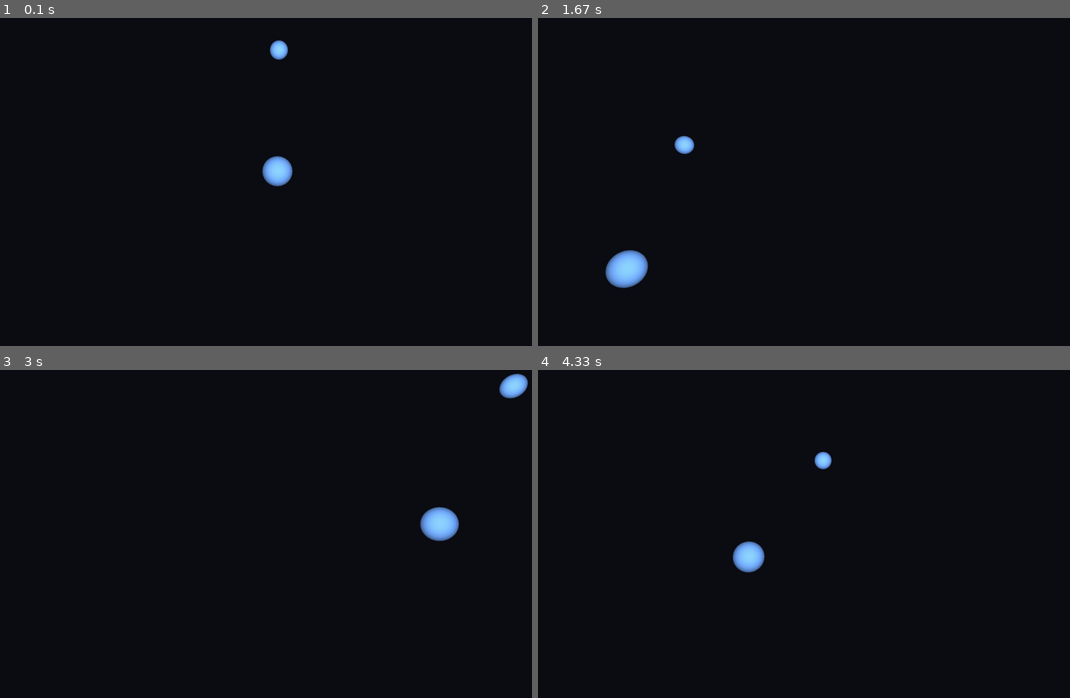
Above: before the commit, frames 1-4 (two rows, left to right).
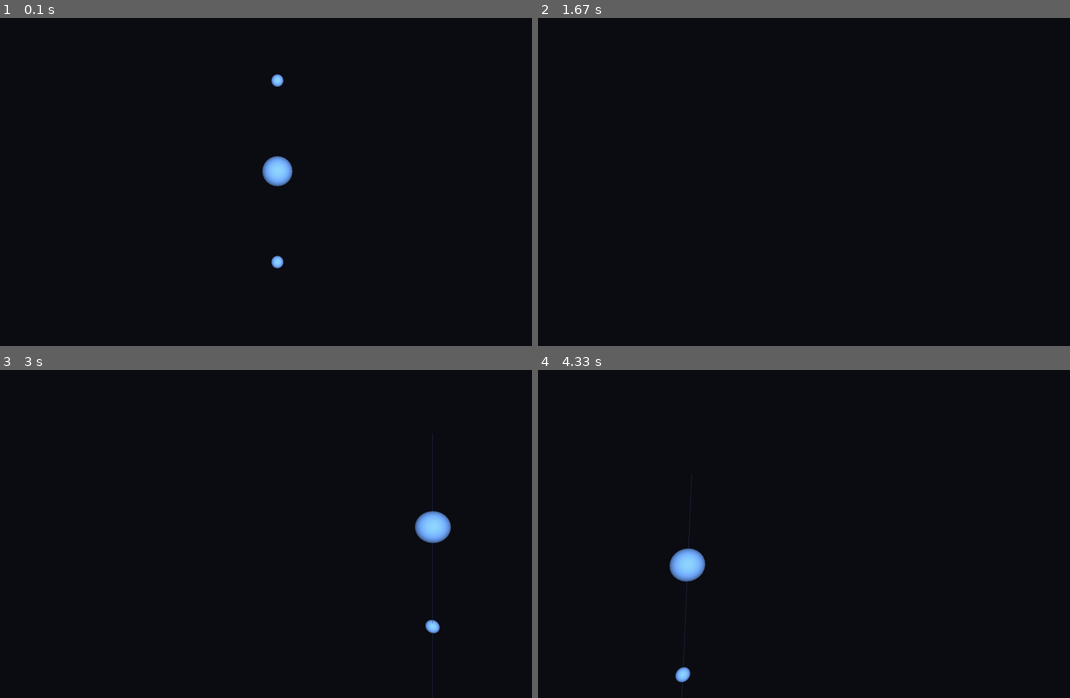
Above: after the commit, the same moments.

Repository: RJ-2911/N-BodySim
Game: pygame game, started from Programs/simWindow.py
Two runs of this game, one before a commit and one after it. Both use one fixed random seed, a clock stepped at 60 frames per second and the inputs below.
Inputs:
- Up to frame 1 (0.1 s): no input
- Up to frame 2 (1.67 s): hold D 0.33-0.8 s; hold W 0.83-1.13 s; hold Up 0.83-1.13 s; hold D 1.17-1.63 s; hold Right 1.17-1.63 s
- Up to frame 3 (3 s): hold A 1.67-2.2 s; hold Left 1.67-2.2 s; tap E at 1.82 s; hold S 2.23-2.53 s; hold Down 2.23-2.53 s; hold A 2.57-2.97 s; hold Left 2.57-2.97 s
- Up to frame 4 (4.33 s): hold W 3-3.37 s; hold Up 3-3.37 s; tap E at 3.15 s; hold D 3.4-4.03 s; hold Right 3.4-4.03 s; hold S from 4.07 s (still down); hold Down from 4.07 s (still down)

The runs differ from the first frame. In frame 1, 0.3% of the frame differs, in the area x 50-55%, y 6-77%; in frame 2, 0.9%; in frame 3, 1.0%; in frame 4, 1.3%, in the area x 24-56%, y 24-100%.

Commit message:
Added Trail

Diff:
--- a/Programs/pyGameScreen.py
+++ /dev/null
@@ -1,84 +0,0 @@
-# Prototype
-
-import pygame
-
-pygame.init()
-
-# main window
-window = pygame.display.set_mode((1200, 700))
-pygame.display.set_caption("N-Body Simulation")
-icon = pygame.image.load("assets/icon.png")
-pygame.display.set_icon(icon)
-
-# booleans
-running = True
-isPlaying = False
-
-# colors
-white = (255,255,255)
-black = (0,0,0)
-grey = (125,125,125)
-
-# coordinates and sizes
-information_cas = [940, 10, 250, 600]
-play_cas = [1033, 623]
-plus5x_cas = [954, 623]
-minus5x_cas = [1112, 623]
-
-# coordinates and sizes but for handling events
-play_pause_case = [1033, 613, 64, 64]
-
-# initialization of images and assets
-font = pygame.font.Font(None ,30)
-t_info = font.render("Information Panel", True, (255,255,255))
-play_image = pygame.image.load("assets/play.png")
-pause_image = pygame.image.load("assets/pause.png")
-plus5x_image = pygame.image.load("assets/+5x.png")
-minus5x_image = pygame.image.load("assets/-5x.png")
-
-# methods
-def isClicked(lst:list):
-    mouse_pos = pygame.mouse.get_pos()
-    print(mouse_pos)
-    if mouse_pos[0]>=lst[0] and mouse_pos[1]>=lst[1] and mouse_pos[0]<=lst[0]+lst[2] and mouse_pos[1]<=lst[1]+lst[3]:
-        return True
-    else:
-        return False
-
-# mainloop
-while running:
-    window.fill(black)
-
-    # event handler
-    for event in pygame.event.get():
-        # handle window close event
-        if event.type == pygame.QUIT:
-            running = False
-
-        # mouse events
-        if event.type == pygame.MOUSEBUTTONDOWN:
-            if isClicked(play_pause_case):
-                if isPlaying:
-                    isPlaying = False
-                else:
-                    isPlaying = True
-
-    if isPlaying:
-        # play-pause button
-        window.blit(pause_image, play_cas)
-        window.blit(plus5x_image, plus5x_cas)
-        window.blit(minus5x_image, minus5x_cas)
-
-
-    else:
-        # play-pause button
-        window.blit(play_image, play_cas)
-
-    # information panel
-    information_panel = pygame.draw.rect(window, grey, information_cas)
-    window.blit(t_info, information_cas)
-
-    # to apply and write changes to screen
-    pygame.display.update()
-
-pygame.quit()
--- a/Programs/simProcess.py
+++ /dev/null
@@ -1,21 +0,0 @@
-# Under Construction
-
-import numpy as np
-
-class CelestialBody:
-    def __init__(self, position, velocity, mass = 1):
-        self.poition = np.array(position, dtype=float)
-        self.velocity = np.array(velocity, dtype=float)
-        self.mass = mass
-
-    def update(self, acceleration, dt):
-        self.velocity += acceleration * dt
-        self.poition += self.velocity * dt
-
-
-# Constants
-
-G = (6.67 * (pow(10, -11))) # Gravitational Constant
-dt = 0.01 # Rate of change of time, basically 'delta t'
-t = 0 # Initial time
-sofetening = 0.1 # Prevention of 0 division in force calculation
--- a/Programs/simWindow.py
+++ b/Programs/simWindow.py
@@ -13,8 +13,9 @@
     def __init__(self):
         # Put spheres inside the view frustum (z negative is forward)
         self.spheres = [
-            sp.Sphere([0, 0, 0], [0, 0, 0], 1200, 5, (1, 0.4, 0.0, 1)),
-            sp.Sphere([0, 40, 0], [6, 0, 0], 5, 3, (0.6, 0.4, 1, 1))
+            sp.Sphere([0, 0, 0], [0, 0, 0], 15000, 5, (1, 0.4, 0.0, 1)),
+            sp.Sphere([0, 30, 0], [0, 0, 0 ], 5, 2, (0.6, 0.4, 1, 1)),
+            sp.Sphere([0, -30, 0], [0, 0, 0 ], 5, 2, (0.6, 0.4, 1, 1))
         ]
         # Camera placed back on +Z, looking towards -Z by default (theta=0)
         self.camera = camera.Camera([0.0, 0.0, 100.0])
@@ -50,18 +51,9 @@
         # Use the Camera's gluLookAt
         camera_obj.apply_view()
 
-        # optional spin applied per object (keeps transforms local)
-        for i, s in enumerate(spheres):
-            glPushMatrix()
-            # if you want each sphere to slowly spin around its own Y axis:
-            glTranslatef(float(s.position[0]), float(s.position[1]), float(s.position[2]))
-            glRotatef(angle + i * 10.0, 0.0, 1.0, 0.0)
-            # draw sphere centered at origin now (because we translated)
-            quad = gluNewQuadric()
-            gluQuadricNormals(quad, GLU_SMOOTH)
-            gluSphere(quad, s.radius, 24, 24)
-            gluDeleteQuadric(quad)
-            glPopMatrix()
+        for sphere in spheres:
+            sphere.draw_sphere()
+
 
 class SimWindow:
     def __init__(self):
@@ -75,6 +67,8 @@
         glLoadIdentity()
         gluPerspective(60.0, (display[0] / display[1]), 0.1, 500.0)
         glMatrixMode(GL_MODELVIEW)
+        glEnable(GL_BLEND)
+        glBlendFunc(GL_SRC_ALPHA, GL_ONE_MINUS_SRC_ALPHA)
 
         self.renderer = Renderer(display[0], display[1])
         self.scene = Scene()
@@ -100,13 +94,13 @@
                     self.running = False
 
         keys = pg.key.get_pressed()
-        move_speed = 5.0 * dt
+        move_speed = 50.0 * dt
         rot_speed = 60.0 * dt  # degrees per second
 
         # movement (local camera space)
+        if keys[K_s]:
+            self.scene.camera.move_local(dz=-move_speed)  # forward (negative because forwards goes -Z)
         if keys[K_w]:
-            self.scene.camera.move_local(dz=-move_speed)  # forward (negative because forwards goes -Z)
-        if keys[K_s]:
             self.scene.camera.move_local(dz=move_speed)
         if keys[K_a]:
             self.scene.camera.move_local(dx=-move_speed)
--- a/Programs/sphere.py
+++ b/Programs/sphere.py
@@ -1,6 +1,7 @@
 import numpy as np
 from OpenGL.GL import *
 from OpenGL.GLU import *
+from collections import deque
 
 class Sphere:
     def __init__(self, position, velocity, mass, radius, color):
@@ -9,17 +10,17 @@
         self.velocity = np.array(velocity, dtype=float)
         self.mass = mass
         self.color = color
+        self.trail = deque(maxlen=2000)
 
     def update(self, force, dt):
         acceleration = force / self.mass
         self.velocity += acceleration * dt
         self.position += self.velocity * dt
 
+        self.trail.append(self.position.copy())
+
     def draw_sphere(self):
-        """
-        Draws the sphere at its own position with its own radius.
-        This function expects the caller to manage the GL matrix stack.
-        """
+
         glPushMatrix()
         glTranslatef(float(self.position[0]), float(self.position[1]), float(self.position[2]))
         quad = gluNewQuadric()
@@ -28,3 +29,11 @@
         gluSphere(quad, self.radius, 24, 24)
         gluDeleteQuadric(quad)
         glPopMatrix()
+
+        if len(self.trail) > 1:
+            glBegin(GL_LINE_STRIP)
+            for i, pos in enumerate(self.trail):
+                alpha = (i + 1) / len(self.trail)
+                glColor4f(1, 1, 1, 1)
+                glVertex3f(pos[0], pos[1], pos[2])
+            glEnd()
